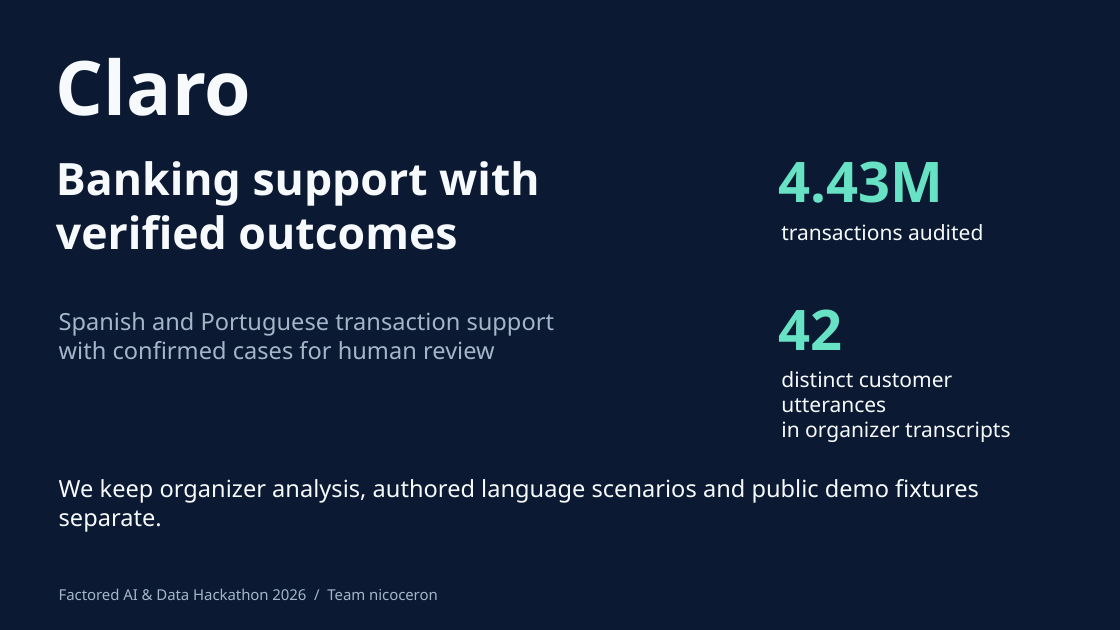
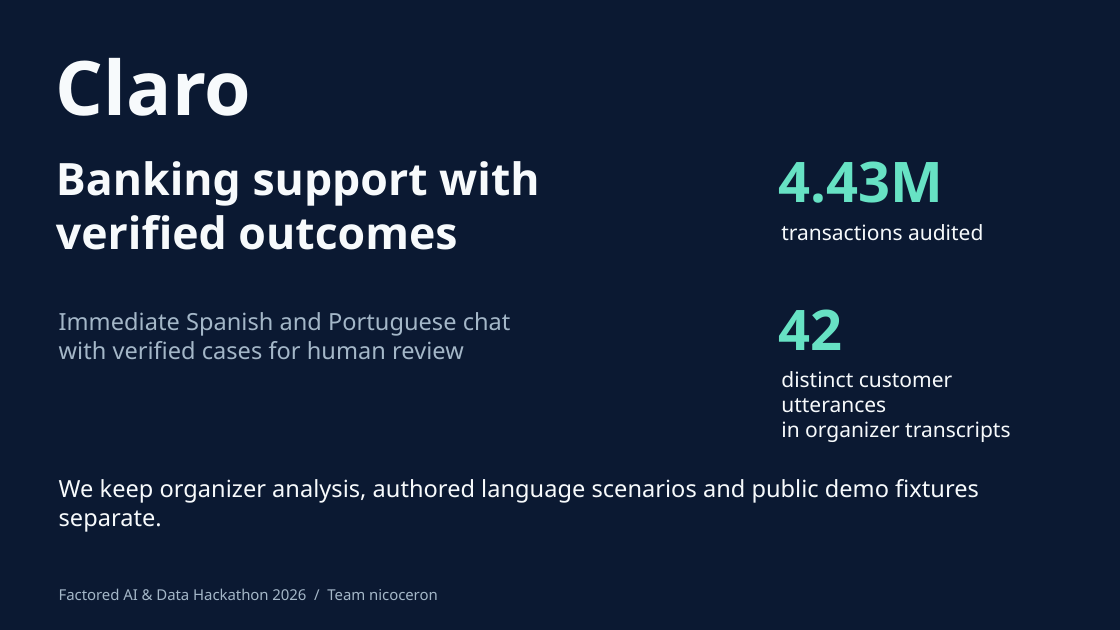
Before and after one commit to nicoceron/factored-hackathon-2026-nicoceron, a slide deck: slide 1 of submission/Claro-Hackathon-2026.pptx. Drawn at 1120x630 pixels with LibreOffice and Linux fonts; fonts in the diff are those of the drawing. Boxes give left, top, right and bottom in pixels: in the first picture for what was removed or moved away, otherwise in the second. Text is boxed around its words. In the diff, an @@ line names an element or a change of style, - is before the commit and + after.

Commit message:
Make banking support chat-first and strengthen grounded workflow checks

```diff
--- a/submission/Claro-Hackathon-2026.pptx
+++ b/submission/Claro-Hackathon-2026.pptx
@@ text at (x1=59, y1=312, x2=511, y2=359): text changed @@
-Spanish and Portuguese transaction support
-with confirmed cases for human review
+Immediate Spanish and Portuguese chat
+with verified cases for human review
```
Also in this commit, not shown: 3 other slides changed, 56 other files.
